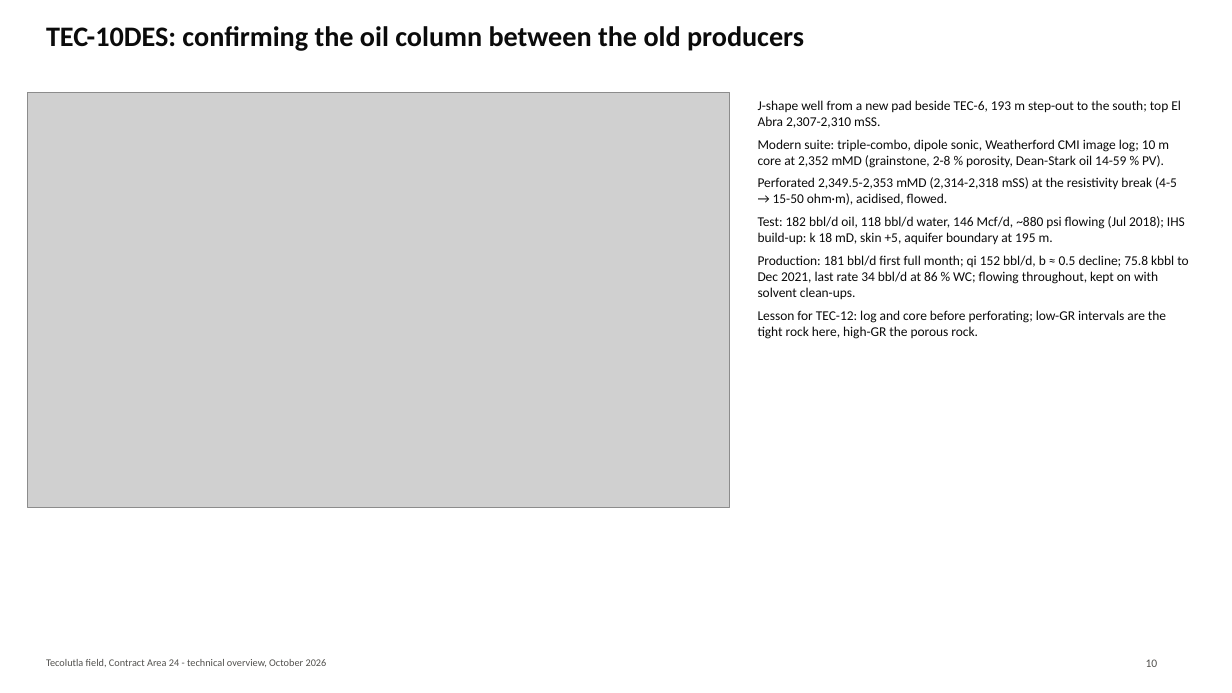
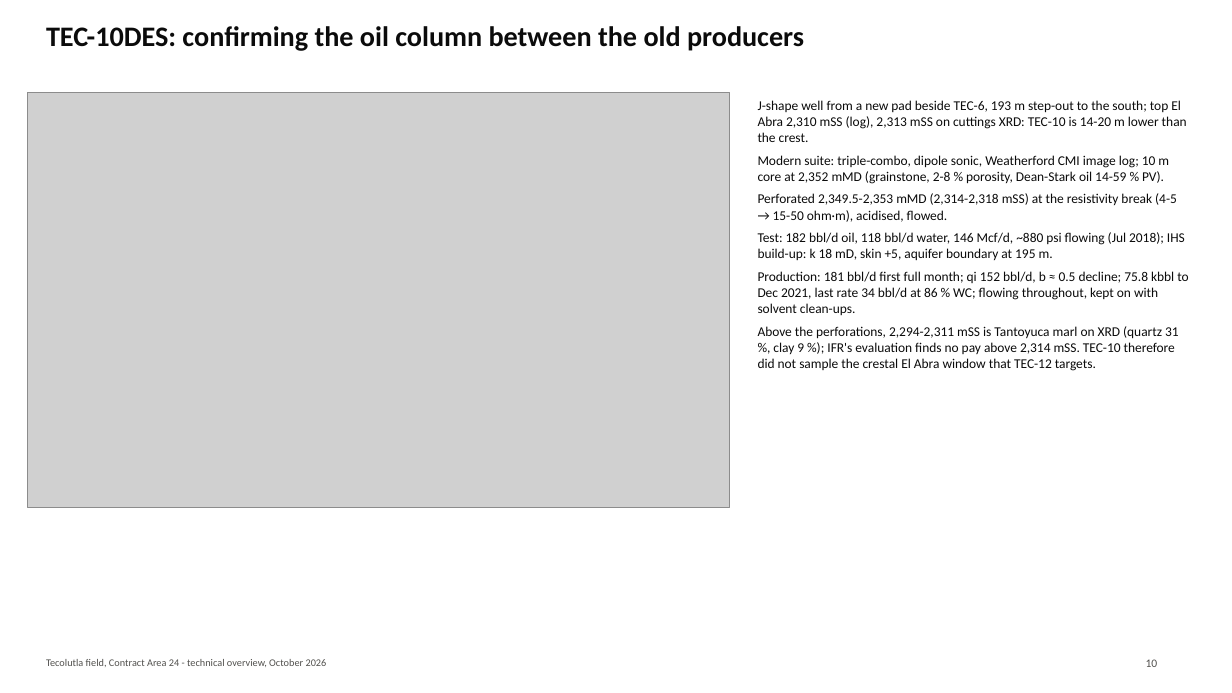
Before and after one commit to gunner1976/git_practice, a slide deck: slide 10 of docs/Tecolutla_Technical_Overview.pptx. Drawn at 1232x693 pixels with LibreOffice and Linux fonts; fonts in the diff are those of the drawing; grey boxes stand for pictures. Boxes give left, top, right and bottom in pixels: in the first picture for what was removed or moved away, otherwise in the second. Text is boxed around its words. In the diff, an @@ line names an element or a change of style, - is before the commit and + after.

```diff
--- a/docs/Tecolutla_Technical_Overview.pptx
+++ b/docs/Tecolutla_Technical_Overview.pptx
@@ text at [758,100,1187,142]: text changed @@
-J-shape well from a new pad beside TEC-6, 193 m step-out to the south; top El Abra 2,307-2,310 mSS.
+J-shape well from a new pad beside TEC-6, 193 m step-out to the south; top El Abra 2,310 mSS (log), 2,313 mSS on cuttings XRD: TEC-10 is 14-20 m lower than the crest.
@@ text at [758,326,1179,371]: text changed @@
-Lesson for TEC-12: log and core before perforating; low-GR intervals are the tight rock here, high-GR the porous rock.
+Above the perforations, 2,294-2,311 mSS is Tantoyuca marl on XRD (quartz 31 %, clay 9 %); IFR's evaluation finds no pay above 2,314 mSS. TEC-10 therefore did not sample the crestal El Abra window that TEC-12 targets.
```
Also in this commit, not shown: 17 other slides changed, 1 slide added, 2 other files.
